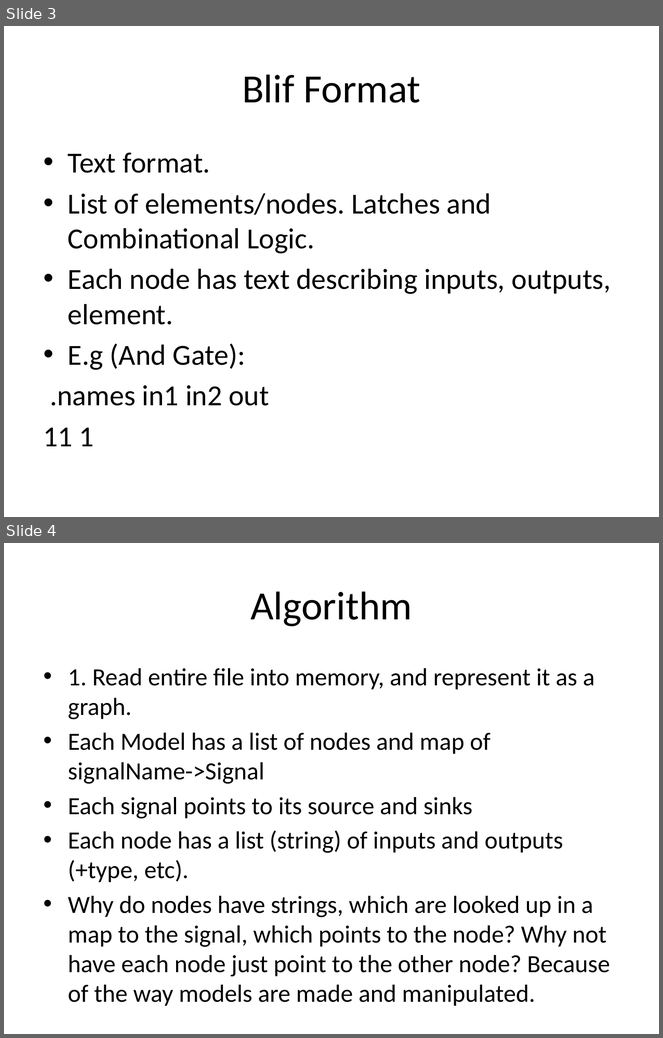
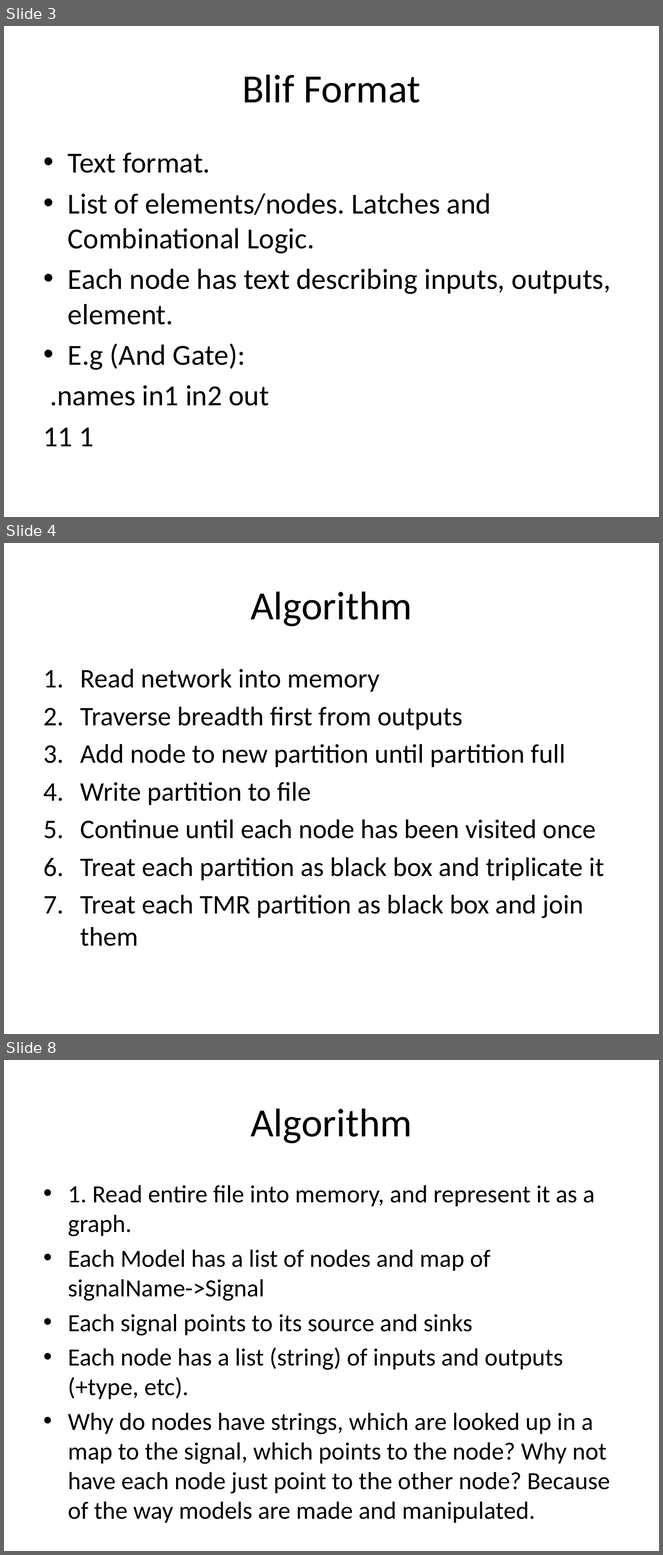
Before and after one commit to Jemima/ths, a slide deck: Partitioning Algorithm and Initial Results.pptx. Shown one above the other, each under a label of ours: slides 3 and 4 before the commit, slides 3, 4 and 8 after it; the slides between them are not shown. The pictures are 663x1038 and 663x1555 pixels, drawn with LibreOffice and Linux fonts; fonts in the diff are those of the drawing. Boxes give left, top, right and bottom in pixels: in the first picture for what was removed or moved away, otherwise in the second. Text is boxed around its words. In the diff, an @@ line names an element or a change of style, - is before the commit and + after.

```diff
--- a/Partitioning Algorithm and Initial Results.pptx
+++ b/Partitioning Algorithm and Initial Results.pptx
@@ slide 4 added at <box>4,543,659,1034</box>, background #FFFFFF @@
@@ title added at <box>250,591,412,627</box>, 44 pt, text #000000 @@
+Algorithm
@@ text added at <box>80,669,604,947</box>, 29.6 pt, text #000000 @@
+1. Read network into memory
+2. Traverse breadth first from outputs
+3. Add node to new partition until partition full
+4. Write partition to file
+5. Continue until each node has been visited once
+6. Treat each partition as black box and triplicate it
+7. Treat each TMR partition as black box and join them
@@ what was slide 4 is now slide 8 @@
```
Also in this commit, not shown: 1 slide changed, 3 other slides added, 12 other files.
